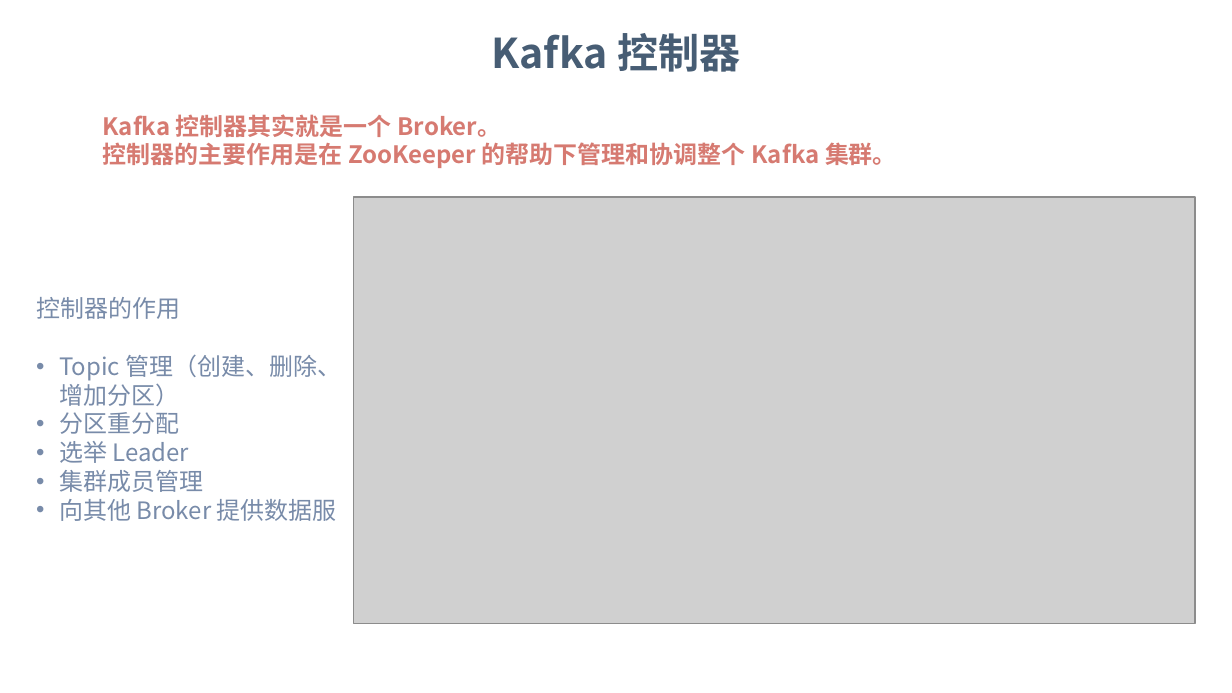
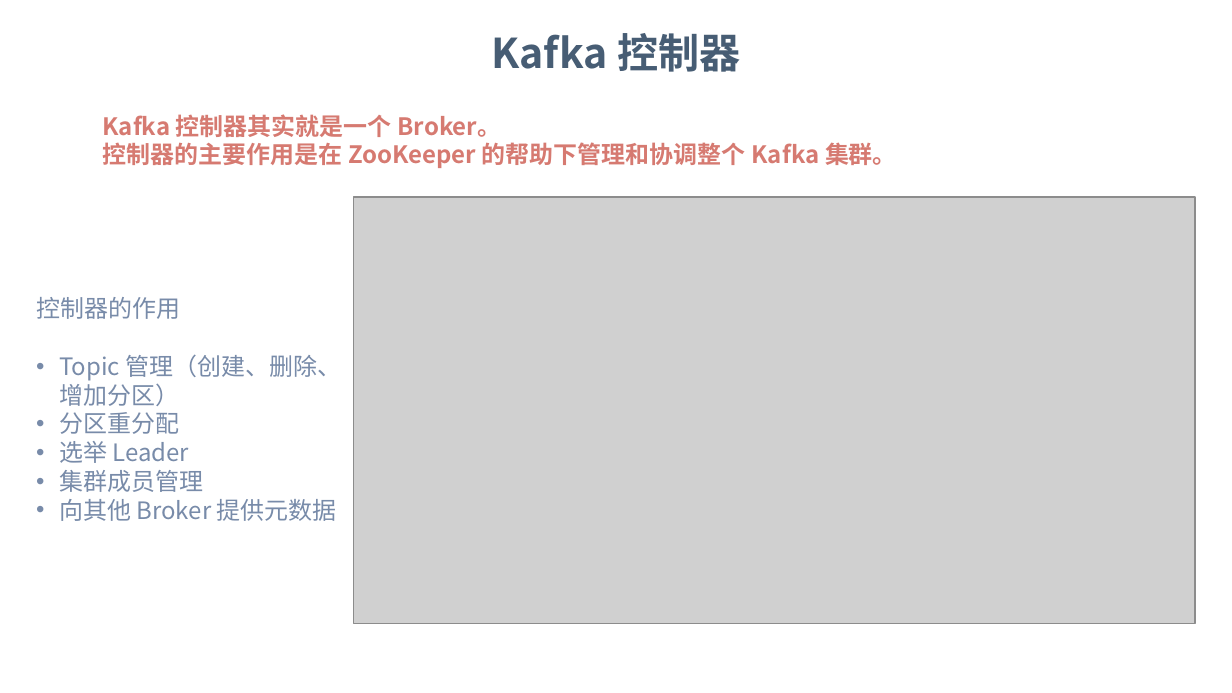
Before and after one commit to dunwu/bigdata-tutorial, a slide deck: slide 28 of assets/kafka/kafka.pptx. Drawn at 1232x693 pixels with LibreOffice and Linux fonts; fonts in the diff are those of the drawing; grey boxes stand for pictures; background and template pictures are left out. Boxes give left, top, right and bottom in pixels: in the first picture for what was removed or moved away, otherwise in the second. Text is boxed around its words. In the diff, an @@ line names an element or a change of style, - is before the commit and + after.

```diff
--- a/assets/kafka/kafka.pptx
+++ b/assets/kafka/kafka.pptx
@@ text at [59,499,337,521]: text changed @@
-• 向其他 Broker 提供数据服
+• 向其他 Broker 提供元数据
```
Also in this commit, not shown: 18 other slides changed, 2 other files.
